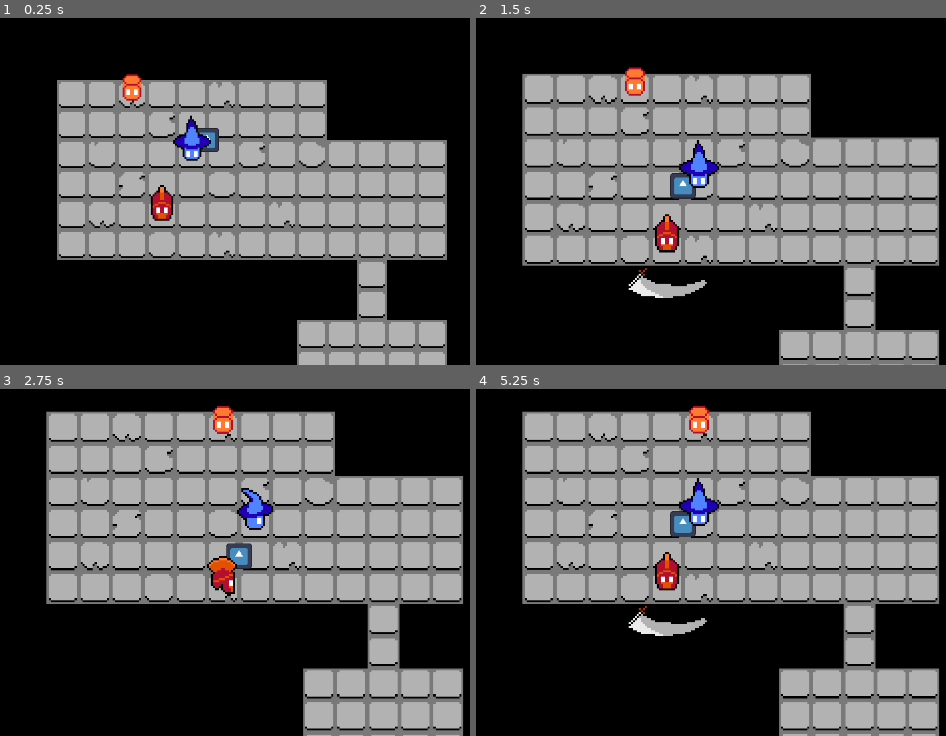
Above: before the commit, frames 1-4 (two rows, left to right).
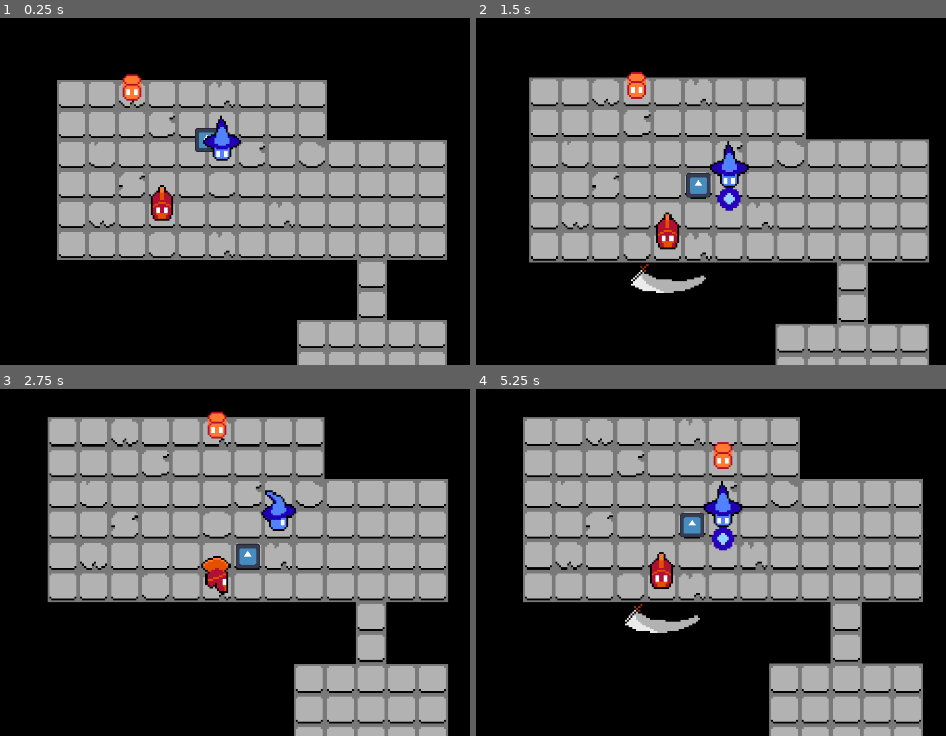
Above: after the commit, the same moments.

Repository: jpsalim21/Swipe-Dungeon
Game: Godot game, scene res://Scenes/CenaTeste.tscn
Two runs of this game, one before a commit and one after it. Both use one fixed random seed, a clock stepped at 60 frames per second and the inputs below. The engine's default icon, where the game draws it, is replaced by a stand-in: a white triangle on a blue panel in a dark square.
Inputs:
- Up to frame 1 (0.25 s): no input
- Up to frame 2 (1.5 s): tap Enter at 0.5 s; hold Right (Right) 0.53-1.28 s; hold S (Down) from 1.28 s (still down)
- Up to frame 3 (2.75 s): release S (Down) at 2.03 s; hold Right (Right) from 2.03 s (still down)
- Up to frame 4 (5.25 s): release Right (Right) at 2.78 s; hold W (Up) 2.78-3.53 s; hold A (Left) 3.53-5.03 s; tap Space at 5 s; hold S (Down) from 5.03 s (still down)

The runs differ from the first frame. In frame 1, 1.0% of the frame differs, in the area x 36-52%, y 27-42%; in frame 2, 21%; in frame 3, 24%; in frame 4, 25%, in the area x 9-99%, y 4-100%.

Commit message:
Makes fireball

Diff:
--- a/ObjectScenes/DieParticle.tscn
+++ b/ObjectScenes/DieParticle.tscn
@@ -1,6 +1,7 @@
-[gd_scene load_steps=4 format=3 uid="uid://b32176hy2txb4"]
+[gd_scene load_steps=5 format=3 uid="uid://b32176hy2txb4"]
 
 [ext_resource type="Texture2D" uid="uid://caomrp1fdogon" path="res://Sprites/EnemyPlaceholder.png" id="1_ost6h"]
+[ext_resource type="AudioStream" uid="uid://df6hipukdfkn5" path="res://Sound/HitSound.wav" id="2_pydad"]
 
 [sub_resource type="AtlasTexture" id="AtlasTexture_pydad"]
 atlas = ExtResource("1_ost6h")
@@ -25,3 +26,7 @@
 angular_velocity_min = -20.0
 angular_velocity_max = 20.0
 color_ramp = SubResource("Gradient_s3x0w")
+
+[node name="AudioStreamPlayer" type="AudioStreamPlayer" parent="."]
+stream = ExtResource("2_pydad")
+autoplay = true
--- /dev/null
+++ b/ObjectScenes/Fireball.tscn
@@ -0,0 +1,18 @@
+[gd_scene load_steps=4 format=3 uid="uid://ck5k4gngy421i"]
+
+[ext_resource type="Script" uid="uid://cgnt318l3ylq0" path="res://Scripts/Ataques/Fireball.gd" id="1_bp20k"]
+[ext_resource type="Texture2D" uid="uid://c78f1tstsb2uj" path="res://Sprites/Fireball.png" id="1_y250u"]
+
+[sub_resource type="RectangleShape2D" id="RectangleShape2D_bp20k"]
+size = Vector2(12, 12)
+
+[node name="Area2D" type="Area2D"]
+script = ExtResource("1_bp20k")
+
+[node name="Fireball" type="Sprite2D" parent="."]
+position = Vector2(0, -1)
+texture = ExtResource("1_y250u")
+
+[node name="CollisionShape2D" type="CollisionShape2D" parent="."]
+position = Vector2(0, -1)
+shape = SubResource("RectangleShape2D_bp20k")
--- /dev/null
+++ b/ObjectScenes/Wizard.tscn
@@ -0,0 +1,9 @@
+[gd_scene load_steps=3 format=3 uid="uid://jqbj44sg2mek"]
+
+[ext_resource type="PackedScene" uid="uid://r7dvnv5aydjf" path="res://ObjectScenes/PlayerBase.tscn" id="1_3xx5k"]
+[ext_resource type="Script" uid="uid://dppyxqofn3got" path="res://Scripts/Ataques/AtaqueMagia.gd" id="2_jdn1i"]
+
+[node name="Player" instance=ExtResource("1_3xx5k")]
+
+[node name="Magia" type="Node2D" parent="." index="2"]
+script = ExtResource("2_jdn1i")
--- a/Scenes/CenaTeste.tscn
+++ b/Scenes/CenaTeste.tscn
@@ -1,10 +1,10 @@
-[gd_scene load_steps=27 format=4 uid="uid://dwfkpmtjc67xr"]
+[gd_scene load_steps=28 format=4 uid="uid://dwfkpmtjc67xr"]
 
 [ext_resource type="Texture2D" uid="uid://dq2b2hceowthd" path="res://Sprites/Placeholder/tileset_gray.png" id="1_6iqmv"]
 [ext_resource type="Texture2D" uid="uid://dbhmctndha1wc" path="res://Sprites/Tileset.png" id="2_ede5x"]
-[ext_resource type="PackedScene" uid="uid://r7dvnv5aydjf" path="res://ObjectScenes/PlayerBase.tscn" id="3_ede5x"]
 [ext_resource type="Script" uid="uid://cfq6dtg55vqam" path="res://Scripts/Grid/Gridmap.gd" id="3_yt05o"]
 [ext_resource type="Script" uid="uid://lhul2apwhdhl" path="res://Scripts/PlayerController.gd" id="4_fy507"]
+[ext_resource type="PackedScene" uid="uid://jqbj44sg2mek" path="res://ObjectScenes/Wizard.tscn" id="5_myfth"]
 [ext_resource type="Texture2D" uid="uid://bbmh7hbv6i2w7" path="res://Sprites/Crystal.png" id="5_rjybr"]
 [ext_resource type="Texture2D" uid="uid://caomrp1fdogon" path="res://Sprites/EnemyPlaceholder.png" id="5_yt05o"]
 [ext_resource type="Script" uid="uid://bn40dtnbp3dwx" path="res://Scripts/GameController.gd" id="7_hlfcp"]
@@ -167,6 +167,9 @@
 shader = ExtResource("13_myfth")
 shader_parameter/branco = false
 
+[sub_resource type="RectangleShape2D" id="RectangleShape2D_7y3am"]
+size = Vector2(14, 14)
+
 [node name="Node2D" type="Node2D"]
 y_sort_enabled = true
 
@@ -191,8 +194,8 @@
 y_sort_enabled = true
 script = ExtResource("4_fy507")
 
-[node name="Player" parent="PlayerController" instance=ExtResource("3_ede5x")]
-position = Vector2(-8, 8)
+[node name="Player" parent="PlayerController" instance=ExtResource("5_myfth")]
+position = Vector2(9, 9)
 
 [node name="Player2" parent="PlayerController" instance=ExtResource("9_sim72")]
 position = Vector2(-24, 41)
@@ -251,5 +254,10 @@
 
 [node name="Timer" type="Timer" parent="EnemyController/Enemy"]
 
+[node name="Area2D" type="Area2D" parent="EnemyController/Enemy"]
+
+[node name="CollisionShape2D" type="CollisionShape2D" parent="EnemyController/Enemy/Area2D"]
+shape = SubResource("RectangleShape2D_7y3am")
+
 [node name="Timer" type="Timer" parent="EnemyController"]
 one_shot = true
--- /dev/null
+++ b/Scripts/Ataques/AtaqueMagia.gd
@@ -0,0 +1,14 @@
+extends Node2D
+
+@onready var player: PlayerUnit = $".."
+const FIREBALL = preload("uid://ck5k4gngy421i")
+
+func _ready() -> void:
+	player.movimentou.connect(atacar)
+	player.travouMovimento.connect(atacar)
+
+func atacar(dir : Vector2i):
+	var fb : Fireball = FIREBALL.instantiate() as Fireball
+	fb.setup(Vector2(dir.x, dir.y))
+	fb.global_position = global_position
+	get_tree().current_scene.add_child(fb)
--- /dev/null
+++ b/Scripts/Ataques/Fireball.gd
@@ -0,0 +1,18 @@
+class_name Fireball
+extends Area2D
+
+var dir : Vector2
+var posInicial : Vector2
+var speed : float = 2.0
+
+func setup(_dir : Vector2):
+	dir = _dir
+
+func _ready() -> void:
+	posInicial = global_position
+
+func _physics_process(delta: float) -> void:
+	global_position += dir * speed
+	var diff = global_position.distance_to(posInicial)
+	if diff > 16 * 4:
+		queue_free()
--- a/Scripts/CameraAnchor.gd
+++ b/Scripts/CameraAnchor.gd
@@ -5,7 +5,6 @@
 @onready var camera_2d: Camera2D = $"../Camera2D"
 
 const euler = 2.71828
-
 
 func _ready() -> void:
 	game_controller.playerEndTurn.connect(recalculate)
--- a/Scripts/Units/EnemyBaseScript.gd
+++ b/Scripts/Units/EnemyBaseScript.gd
@@ -4,9 +4,11 @@
 static var DIE_PARTICLE = preload("uid://b32176hy2txb4")
 @onready var sprite: Sprite2D = $Sprite
 @onready var timer: Timer = $Timer
+@onready var area_2d: Area2D = $Area2D
 
 func _ready() -> void:
 	super._ready()
+	area_2d.area_entered.connect(entrouArea)
 
 func doTurn():
 	tileAtual = tilemap.getNextTile(tileAtual)
@@ -22,6 +24,12 @@
 	timer.start(0.1)
 	await timer.timeout
 
+	die()
+
+func entrouArea(area : Area2D):
+	die()
+
+func die():
 	var particula : CPUParticles2D = DIE_PARTICLE.instantiate() as CPUParticles2D
 	get_tree().current_scene.add_child(particula)
 	particula.global_position = global_position
Not shown, added: Scripts/Ataques/AtaqueMagia.gd.uid
Not shown, added: Scripts/Ataques/Fireball.gd.uid
Not shown, added: Sound/HitSound.wav.import
Not shown, added: Sound/JumpSound.wav.import
Binary file added: Sprites/Botao.png
Not shown, added: Sprites/Botao.png.import
Binary file added: Sprites/Cenario.png
Not shown, added: Sprites/Cenario.png.import
Binary file added: Sprites/Fireball.aseprite
Binary file added: Sprites/Fireball.png
Not shown, added: Sprites/Fireball.png.import
Binary file added: Sprites/Porta.png
(and 4 more such lines)
